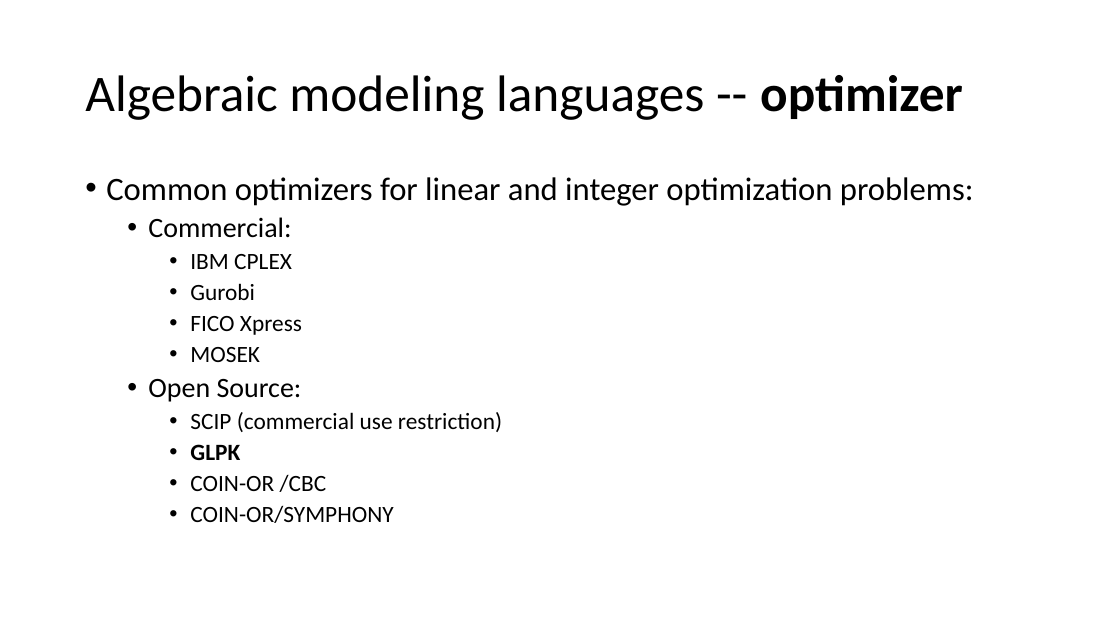
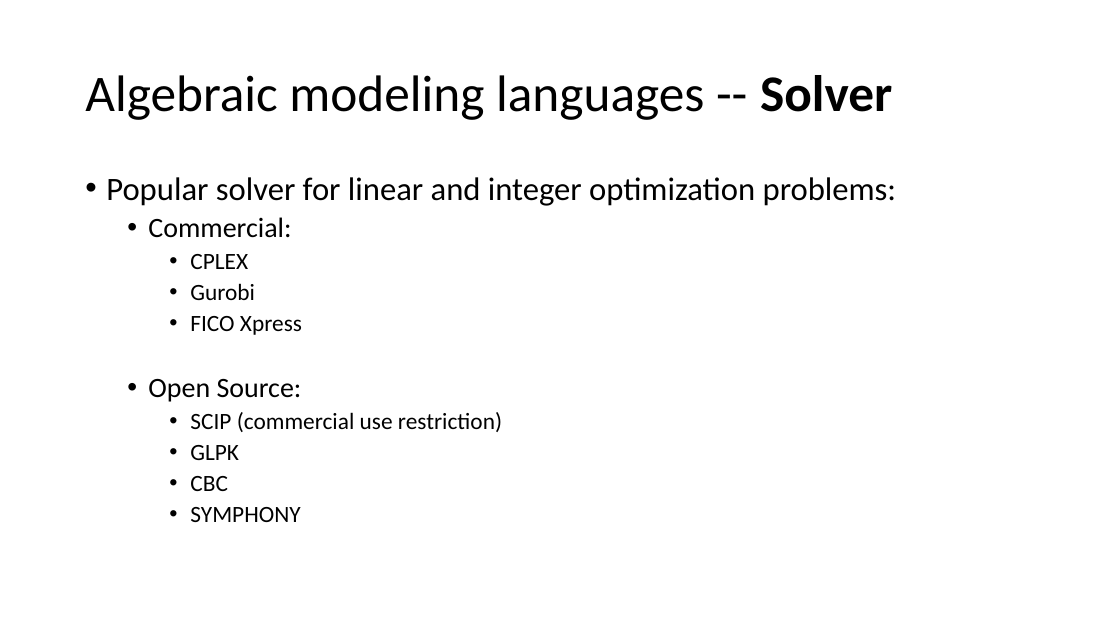
Before and after one commit to shuaiwang88/optimization_modeling_class_using_R_Pyomo, a slide deck: slide 18 of Intro of mathematic modeling for data scientist.pptx. Drawn at 1120x630 pixels with LibreOffice and Linux fonts; fonts in the diff are those of the drawing. Boxes give left, top, right and bottom in pixels: in the first picture for what was removed or moved away, otherwise in the second. Text is boxed around its words. In the diff, an @@ line names an element or a change of style, - is before the commit and + after.

```diff
--- a/Intro of mathematic modeling for data scientist.pptx
+++ b/Intro of mathematic modeling for data scientist.pptx
@@ title at bbox=[85, 75, 892, 120]: text changed @@
-Algebraic modeling languages -- optimizer
+Algebraic modeling languages -- Solver
@@ text at bbox=[106, 177, 897, 206]: text changed @@
-• Common optimizers for linear and integer optimization problems:
+• Popular solver for linear and integer optimization problems:
@@ text at bbox=[190, 254, 248, 269]: text changed @@
-    • IBM CPLEX
+    • CPLEX
@@ text at bbox=[190, 347, 260, 362]: paragraph removed @@
-    • MOSEK
@@ text at bbox=[190, 445, 239, 460]: bold off in "GLPK" @@
@@ text at bbox=[190, 476, 300, 522]: text changed @@
-    • COIN-OR /CBC
-    • COIN-OR/SYMPHONY
+    • CBC
+    • SYMPHONY
```
Also in this commit, not shown: 6 other slides changed, 2 slides added, 1 slide removed, 7 other files.
